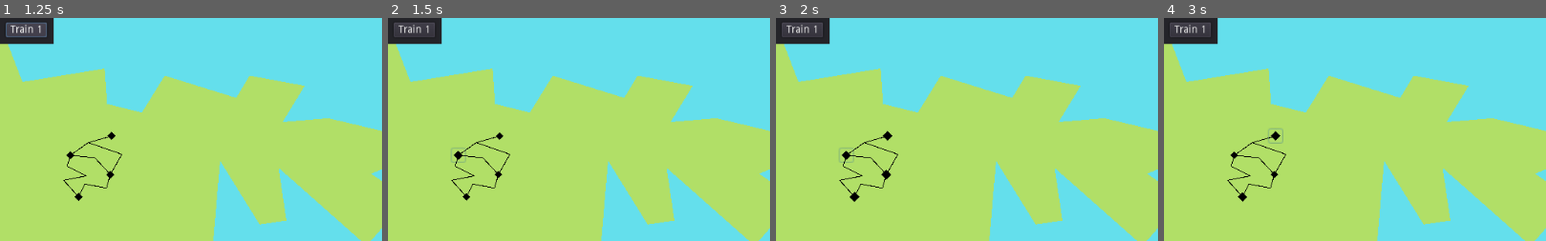
Above: before the commit, frames 1-4 (left to right).
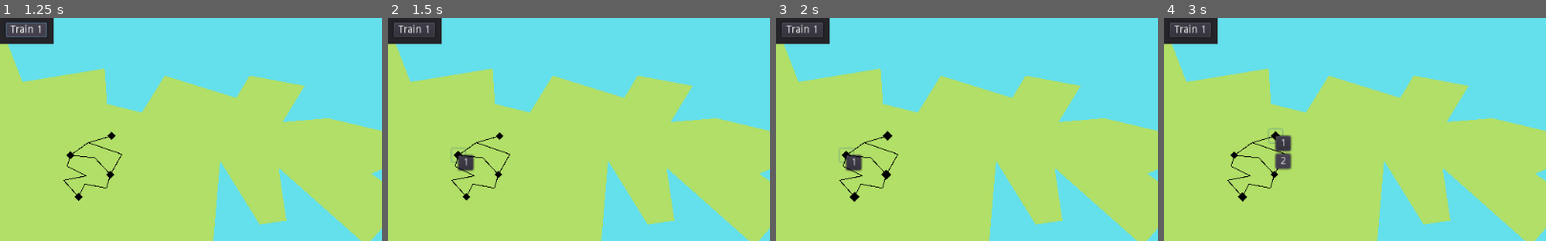
Above: after the commit, the same moments.

Repository: LeBoku/supply-chained
Game: Godot game, scene res://Game.tscn
The game is run twice, just before and just after one commit, with the same random seed, the same clock (stepped at 60 frames per second) and the same inputs.
Inputs (mouse positions are % of the whole screen's width and height, from its top left):
- Up to frame 1 (1.25 s): click "Train 1" at 0.5 s
- Up to frame 2 (1.5 s): click (9, 31) at 1.27 s
- Up to frame 3 (2 s): no input
- Up to frame 4 (3 s): click (10, 32) at 2 s, where only the run after the commit has a clickable "1"; click (15, 26) at 2.77 s
The pictures show only the part of the screen within x 0-50%, y 0-50%; the shares and areas given below are measured in that part.

Frame 1 is identical in both runs. In frame 2, 0.3% of the frame differs, in the area x 18-23%, y 61-69%; in frame 3, 0.3%; in frame 4, 0.7%, in the area x 29-34%, y 52-69%.

Commit message:
added and displayed pickup points

Diff:
--- a/supply-chained/Game.gd
+++ b/supply-chained/Game.gd
@@ -1,9 +1,11 @@
 extends Node2D
 
-const Route = preload("res://router/Route.tscn");
+const Route = preload("res://router/Route.tscn")
+
+onready var route_builder = get_node("/root/RouteBuilder")
 
 func _on_train_pressed():
-	var route = yield(get_node("/root/RouteBuilder").build_route($Train1, $Map), "completed")
+	var route = yield(route_builder.build_route($Train1, $Map), "completed")
 	add_child(route)
 	route.start()
 
--- a/supply-chained/Game.tscn
+++ b/supply-chained/Game.tscn
@@ -49,6 +49,7 @@
 [node name="Mine" parent="Map" instance=ExtResource( 2 )]
 position = Vector2( 94.3333, 184.667 )
 available_resources = PoolStringArray( "Coal" )
+pickup_station_count = 1
 
 [node name="Rail3" parent="Map" instance=ExtResource( 3 )]
 points = PoolVector2Array( 149.333, 160.666, 118.333, 167.666, 94, 184.666 )
@@ -64,6 +65,7 @@
 [node name="Town" parent="Map" instance=ExtResource( 2 )]
 position = Vector2( 148, 210.667 )
 available_resources = PoolStringArray( "People" )
+pickup_station_count = 4
 
 [node name="Rail1" parent="Map" instance=ExtResource( 3 )]
 points = PoolVector2Array( 148.333, 211, 142.667, 229, 114, 223.333, 104.667, 239 )
@@ -72,6 +74,7 @@
 [node name="Farm" parent="Map" instance=ExtResource( 2 )]
 position = Vector2( 105.333, 240.667 )
 available_resources = PoolStringArray( "Food" )
+pickup_station_count = 3
 
 [node name="Rail2" parent="Map" instance=ExtResource( 3 )]
 points = PoolVector2Array( 104.667, 239.666, 85.3333, 218.333, 116, 212.333, 90, 199.666, 92.6667, 184.666 )
--- a/supply-chained/route-builder/RouteBuilder.gd
+++ b/supply-chained/route-builder/RouteBuilder.gd
@@ -1,7 +1,6 @@
 extends Node
 
 const Route = preload("res://router/Route.tscn");
-
 
 var steps = [];
 var pickups = [];
@@ -18,7 +17,9 @@
 			enable_stations(true, station.get_connected_stations())
 
 		station = yield(map, "station_selected") as Station
+
 		enable_stations(false)
+		station.show_pickup_panel()
 
 	carrier.visible = true
 	return Route.instance().init(steps, carrier)
--- a/supply-chained/station/Station.gd
+++ b/supply-chained/station/Station.gd
@@ -4,6 +4,7 @@
 signal selected(Station)
 
 export var available_resources = PoolStringArray()
+export var pickup_station_count = 2
 
 var out_connections = []
 
@@ -11,9 +12,17 @@
 	$Visual/Tween.interpolate_property($Visual, "scale:x", 0.2, 0.3, .3)
 	$Visual/Tween.interpolate_property($Visual, "scale:y", 0.2, 0.3, .3)
 
+	set_pickup_stations(pickup_station_count)
+
 func set_enabled(enabled):
 	$Button.disabled = !enabled
 	$Visual/Tween.set_active(enabled)
+
+	if !enabled:
+		$PickupPoints.visible = false
+
+func show_pickup_panel():
+	$PickupPoints.visible = true
 
 func get_connected_stations():
 	var stations = []
@@ -29,3 +38,15 @@
 
 func _on_pressed():
 	emit_signal("selected", self)
+
+func set_pickup_stations(count: int):
+	for child in $PickupPoints.get_children():
+		$PickupPoints.remove_child(child)
+
+	$PickupPoints.columns = round(sqrt(count))
+
+	for i in range(count):
+		var button = Button.new()
+		button.text = str(i + 1)
+
+		$PickupPoints.add_child(button)
--- a/supply-chained/station/Station.tscn
+++ b/supply-chained/station/Station.tscn
@@ -27,4 +27,12 @@
 [node name="Tween" type="Tween" parent="Visual"]
 repeat = true
 playback/repeat = true
+
+[node name="PickupPoints" type="GridContainer" parent="."]
+visible = false
+margin_right = 40.0
+margin_bottom = 40.0
+__meta__ = {
+"_edit_use_anchors_": false
+}
 [connection signal="pressed" from="Button" to="." method="_on_pressed"]
